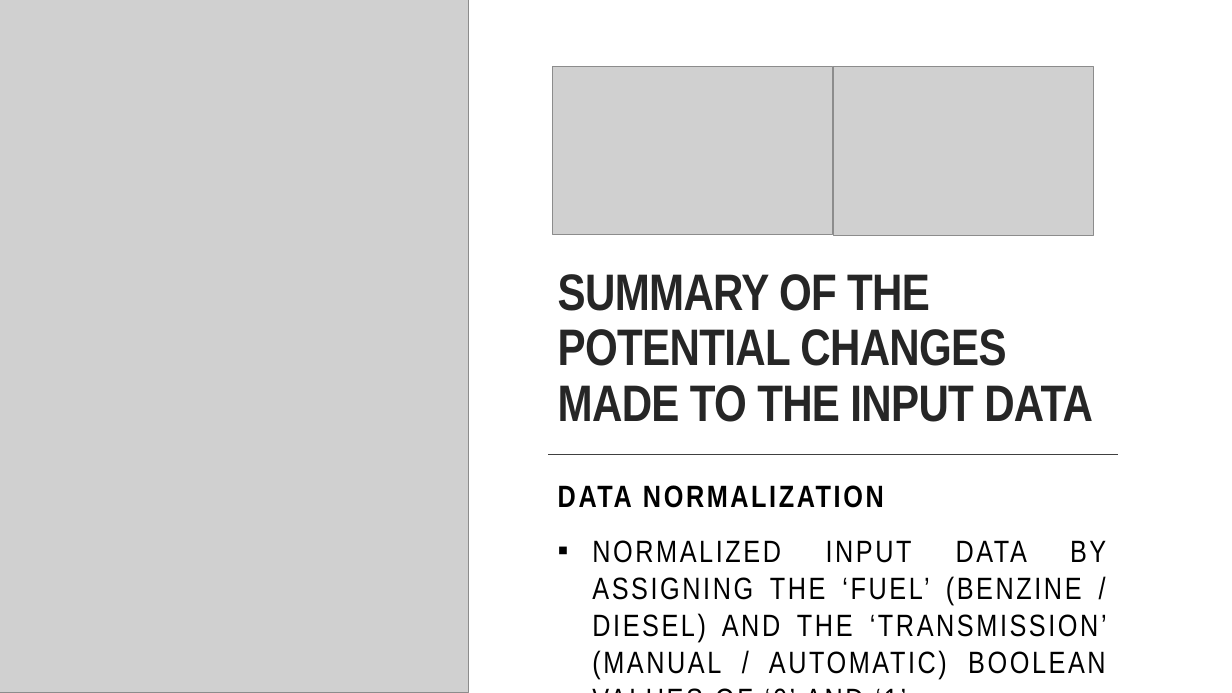
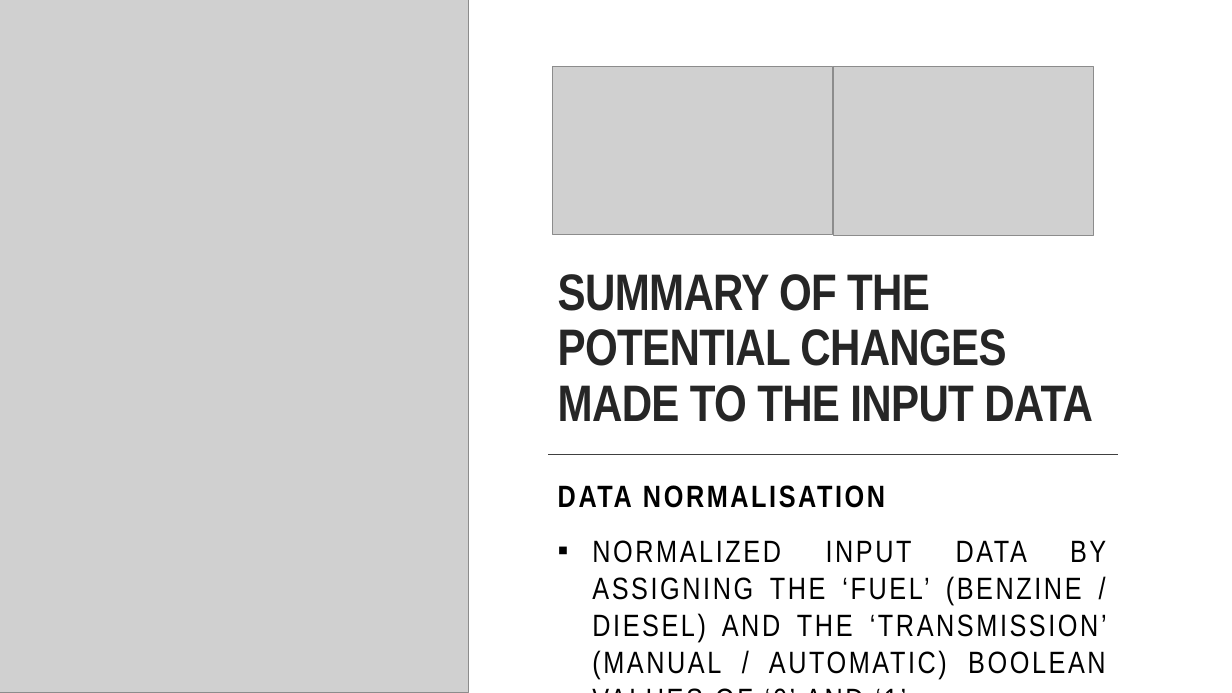
Before and after one commit to waqaszahick/Onedot, a slide deck: slide 12 of Data Task.pptx. Drawn at 1232x693 pixels with LibreOffice and Linux fonts; fonts in the diff are those of the drawing; grey boxes stand for pictures. Boxes give left, top, right and bottom in pixels: in the first picture for what was removed or moved away, otherwise in the second. Text is boxed around its words. In the diff, an @@ line names an element or a change of style, - is before the commit and + after.

```diff
--- a/Data Task.pptx
+++ b/Data Task.pptx
@@ subtitle at (x1=558, y1=485, x2=885, y2=508): text changed @@
-DATA NORMALIZATION
+DATA NORMALISATION
```
Also in this commit, not shown: 4 other slides changed, 4 other files.
